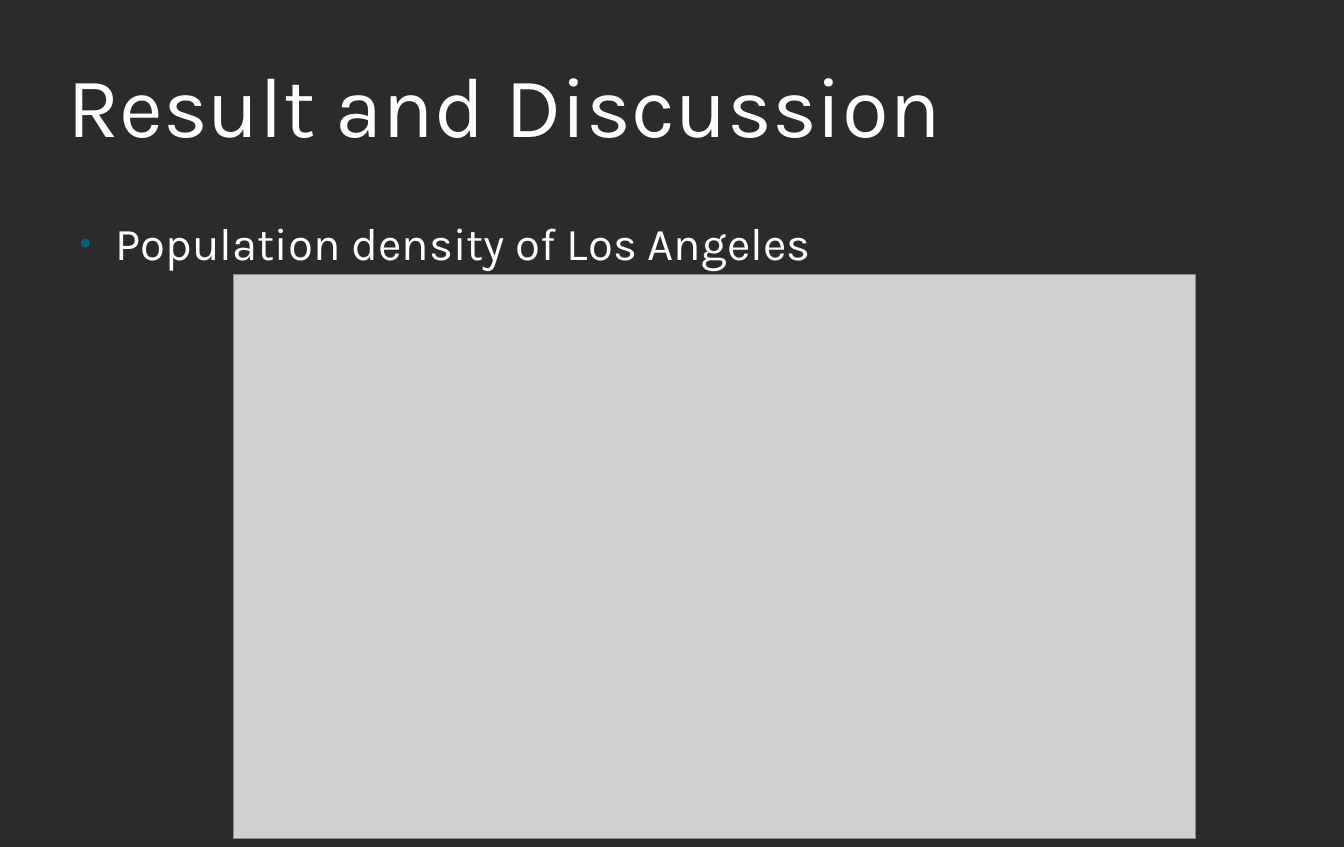
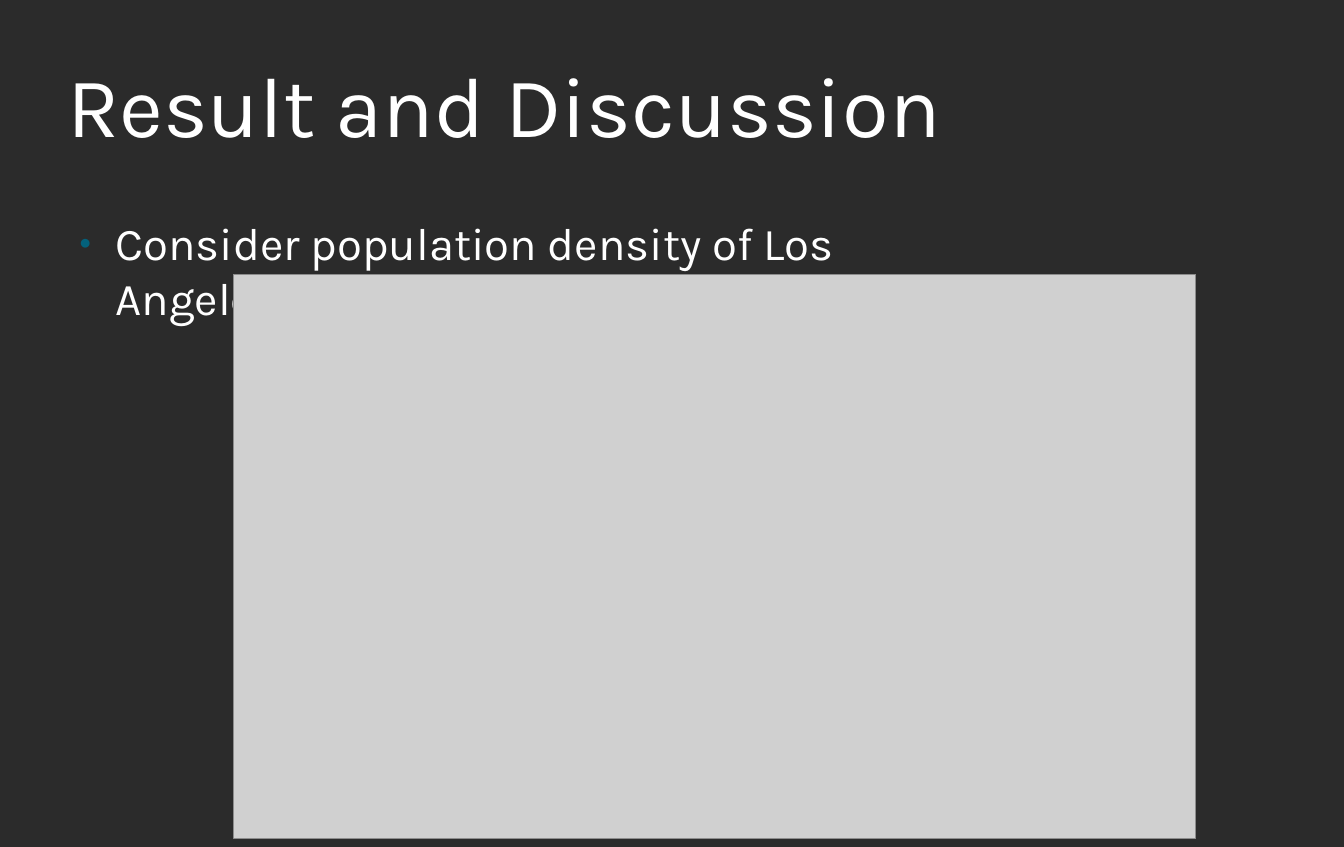
Before and after one commit to Abdurahman-Amat/Coursera_Capstone, a slide deck: slide 15 of Presentation_Capstone.odp. Drawn at 1344x847 pixels with LibreOffice and Linux fonts; fonts in the diff are those of the drawing; grey boxes stand for pictures; background and template pictures are left out; a plain dark background stands for a picture behind light text. Boxes give left, top, right and bottom in pixels: in the first picture for what was removed or moved away, otherwise in the second. Text is boxed around its words. In the diff, an @@ line names an element or a change of style, - is before the commit and + after.

Commit message:
presentations is updated3

```diff
--- a/Presentation_Capstone.odp
+++ b/Presentation_Capstone.odp
@@ text at box(115, 228, 834, 326): text changed @@
-● Population density of Los Angeles
+● Consider population density of Los Angeles
```
Also in this commit, not shown: 2 slides added, 1 slide removed, 4 other files.
